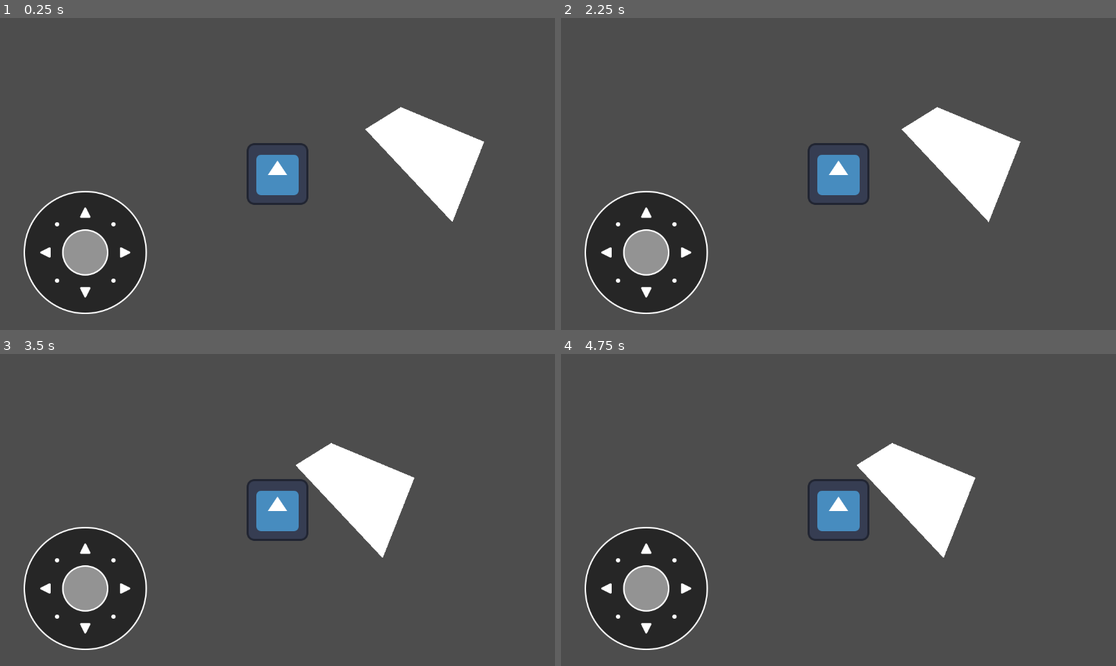
Above: before the commit, frames 1-4 (two rows, left to right).
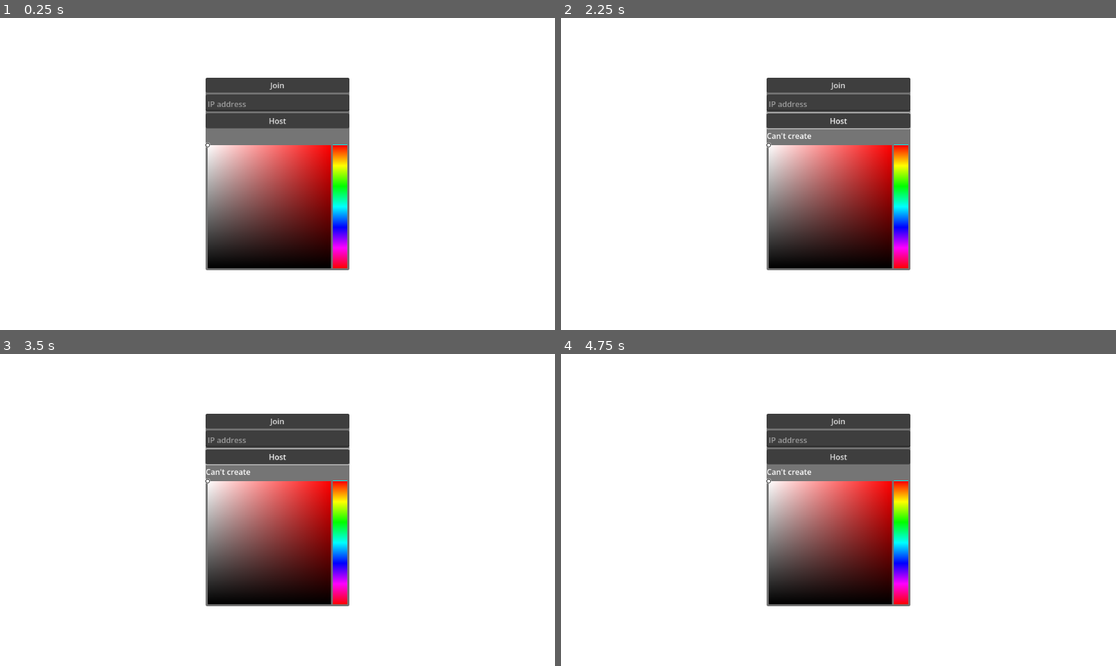
Above: after the commit, the same moments.

Repository: DerekFrostbeard/RacingGame
Game: Godot game, scene res://main.tscn
Two runs of this game, one before a commit and one after it. Both use one fixed random seed, a clock stepped at 60 frames per second and the inputs below. The engine's default icon, where the game draws it, is replaced by a stand-in: a white triangle on a blue panel in a dark square.
Inputs (mouse positions are in pixels of both pictures, inside the frame that each line leads up to):
- Up to frame 1 (0.25 s): no input
- Up to frame 2 (2.25 s): click (838, 86) at 0.5 s, where only the run after the commit has a clickable "Join"; click (838, 120) at 1.25 s, where only the run after the commit has a clickable "Host"; move the mouse to (960, 158) at 2.02 s; hold Right (ui_right) from 2.03 s (still down); click (960, 158) at 2.17 s
- Up to frame 3 (3.5 s): release Right (ui_right) at 2.75 s; drag from (166, 525) to (249, 572) at 2.77 s
- Up to frame 4 (4.75 s): move the mouse to (894, 441) at 3.52 s; hold Right (ui_right) 3.53-4.25 s; drag from (810, 572) to (672, 463) at 4.27 s

The runs differ from the first frame. In frame 1, 92% of the frame differs, in the area x 0-100%, y 0-100%; in frame 2, 92%; in frame 3, 93%; in frame 4, 93%.

Commit message:
multiplayer set up a bit

Diff:
--- a/main.gd
+++ b/main.gd
@@ -8,7 +8,7 @@
 signal server_disconnected
 
 const PORT = 7000
-const DEFAULT_SERVER_IP = "127.0.0.1" # IPv4 localhost
+const DEFAULT_SERVER_IP = "192.168.1.58" # IPv4 localhost
 const MAX_CONNECTIONS = 20
 
 # This will contain player info for every player,
@@ -23,9 +23,12 @@
 
 var players_loaded = 0
 
-
+@onready var ip_address: TextEdit = %IpAddress
+@onready var color_rect: ColorRect = %ColorRect
+@onready var label: Label = %Label
 
 func _ready():
+	print("_ready")
 	multiplayer.peer_connected.connect(_on_player_connected)
 	multiplayer.peer_disconnected.connect(_on_player_disconnected)
 	multiplayer.connected_to_server.connect(_on_connected_ok)
@@ -34,6 +37,7 @@
 
 
 func join_game(address = ""):
+	print("join_game")
 	if address.is_empty():
 		address = DEFAULT_SERVER_IP
 	var peer = ENetMultiplayerPeer.new()
@@ -43,7 +47,9 @@
 	multiplayer.multiplayer_peer = peer
 
 
+
 func create_game():
+	print("create_game")
 	var peer = ENetMultiplayerPeer.new()
 	var error = peer.create_server(PORT, MAX_CONNECTIONS)
 	if error:
@@ -55,6 +61,7 @@
 
 
 func remove_multiplayer_peer():
+	print("remove_multiplayer_peer")
 	multiplayer.multiplayer_peer = OfflineMultiplayerPeer.new()
 	players.clear()
 
@@ -63,12 +70,14 @@
 # do Lobby.load_game.rpc(filepath)
 @rpc("call_local", "reliable")
 func load_game(game_scene_path):
+	print("load_game")
 	get_tree().change_scene_to_file(game_scene_path)
 
 
 # Every peer will call this when they have loaded the game scene.
 @rpc("any_peer", "call_local", "reliable")
 func player_loaded():
+	print("player_loaded")
 	if multiplayer.is_server():
 		players_loaded += 1
 		if players_loaded == players.size():
@@ -79,32 +88,52 @@
 # When a peer connects, send them my player info.
 # This allows transfer of all desired data for each player, not only the unique ID.
 func _on_player_connected(id):
+	print("_on_player_connected")
 	_register_player.rpc_id(id, player_info)
 
 
 @rpc("any_peer", "reliable")
 func _register_player(new_player_info):
+	print("_register_player")
 	var new_player_id = multiplayer.get_remote_sender_id()
 	players[new_player_id] = new_player_info
 	player_connected.emit(new_player_id, new_player_info)
 
 
 func _on_player_disconnected(id):
+	print("_on_player_disconnected")
 	players.erase(id)
 	player_disconnected.emit(id)
 
 
 func _on_connected_ok():
+	print("_on_connected_ok")
 	var peer_id = multiplayer.get_unique_id()
 	players[peer_id] = player_info
 	player_connected.emit(peer_id, player_info)
 
 
 func _on_connected_fail():
+	print("_on_connected_fail")
 	remove_multiplayer_peer()
 
 
 func _on_server_disconnected():
+	print("_on_server_disconnected")
 	remove_multiplayer_peer()
 	players.clear()
 	server_disconnected.emit()
+
+
+func _on_join_pressed() -> void:
+	var error = join_game(ip_address.text)
+	if error:
+		label.text = error_string(error)
+	else:
+		label.text = "OK"
+
+func _on_host_pressed() -> void:
+	create_game()
+
+func _on_color_picker_color_changed(color: Color) -> void:
+	color_rect.color = color
--- a/main.tscn
+++ b/main.tscn
@@ -1,33 +1,22 @@
 [gd_scene format=3 uid="uid://gcnw45xml0go"]
 
-[ext_resource type="PackedScene" uid="uid://cfa7ilmuvrvao" path="res://car.tscn" id="1_ig7tw"]
-[ext_resource type="Script" uid="uid://bdxuxr748tked" path="res://obstacle.gd" id="2_0xm2m"]
+[ext_resource type="Script" uid="uid://5sj1pce8itkx" path="res://main.gd" id="1_lquwl"]
 [ext_resource type="PackedScene" uid="uid://u4savj6gk4ea" path="res://movement_controls.tscn" id="3_h2yge"]
 [ext_resource type="PackedScene" uid="uid://bolodsplnqnqu" path="res://addons/virtual_joystick/virtual_joystick.tscn" id="4_1bvp3"]
 
 [sub_resource type="Theme" id="Theme_h2yge"]
 Button/font_sizes/font_size = 128
 
+[sub_resource type="SceneReplicationConfig" id="SceneReplicationConfig_h2yge"]
+properties/0/path = NodePath("../../../ColorRect:color")
+properties/0/spawn = true
+properties/0/replication_mode = 1
+
 [node name="Main" type="Node" unique_id=2147349653]
-
-[node name="Node2D" type="Node2D" parent="." unique_id=1180358620]
-
-[node name="Car" parent="Node2D" unique_id=1628522463 node_paths=PackedStringArray("movement_controls") instance=ExtResource("1_ig7tw")]
-movement_controls = NodePath("../../CanvasLayer/Control/MovementControls")
-
-[node name="Camera2D" type="Camera2D" parent="Node2D/Car" unique_id=157425439]
-
-[node name="StaticBody2D" type="StaticBody2D" parent="Node2D" unique_id=263016442 node_paths=PackedStringArray("polygon_2d", "collision_polygon_2d")]
-script = ExtResource("2_0xm2m")
-polygon_2d = NodePath("Polygon2D")
-collision_polygon_2d = NodePath("CollisionPolygon2D")
-
-[node name="Polygon2D" type="Polygon2D" parent="Node2D/StaticBody2D" unique_id=1393501959]
-polygon = PackedVector2Array(182, -93, 363, 100, 429, -67, 256, -139)
-
-[node name="CollisionPolygon2D" type="CollisionPolygon2D" parent="Node2D/StaticBody2D" unique_id=2057132477]
+script = ExtResource("1_lquwl")
 
 [node name="CanvasLayer" type="CanvasLayer" parent="." unique_id=949190170]
+visible = false
 
 [node name="Control" type="Control" parent="CanvasLayer" unique_id=789515965]
 layout_mode = 3
@@ -63,3 +52,72 @@
 offset_right = 177.0
 offset_bottom = -161.0
 grow_vertical = 0
+
+[node name="Control" type="Control" parent="." unique_id=2039471359]
+layout_mode = 3
+anchors_preset = 15
+anchor_right = 1.0
+anchor_bottom = 1.0
+grow_horizontal = 2
+grow_vertical = 2
+
+[node name="ColorRect" type="ColorRect" parent="Control" unique_id=233331557]
+unique_name_in_owner = true
+layout_mode = 1
+anchors_preset = 15
+anchor_right = 1.0
+anchor_bottom = 1.0
+grow_horizontal = 2
+grow_vertical = 2
+
+[node name="MultiplayerSynchronizer" type="MultiplayerSynchronizer" parent="Control/ColorRect" unique_id=719303278]
+root_path = NodePath("../../PanelContainer/VBoxContainer/ColorPicker")
+replication_config = SubResource("SceneReplicationConfig_h2yge")
+
+[node name="PanelContainer" type="PanelContainer" parent="Control" unique_id=1498292057]
+layout_mode = 1
+anchors_preset = 8
+anchor_left = 0.5
+anchor_top = 0.5
+anchor_right = 0.5
+anchor_bottom = 0.5
+offset_left = -149.0
+offset_top = -200.0
+offset_right = 149.0
+offset_bottom = 200.0
+grow_horizontal = 2
+grow_vertical = 2
+
+[node name="VBoxContainer" type="VBoxContainer" parent="Control/PanelContainer" unique_id=1283062150]
+layout_mode = 2
+
+[node name="Join" type="Button" parent="Control/PanelContainer/VBoxContainer" unique_id=23686739]
+layout_mode = 2
+text = "Join"
+
+[node name="IpAddress" type="TextEdit" parent="Control/PanelContainer/VBoxContainer" unique_id=61991891]
+unique_name_in_owner = true
+layout_mode = 2
+placeholder_text = "IP address"
+scroll_fit_content_height = true
+scroll_fit_content_width = true
+
+[node name="Host" type="Button" parent="Control/PanelContainer/VBoxContainer" unique_id=1504425132]
+layout_mode = 2
+text = "Host"
+
+[node name="Label" type="Label" parent="Control/PanelContainer/VBoxContainer" unique_id=486650278]
+unique_name_in_owner = true
+layout_mode = 2
+
+[node name="ColorPicker" type="ColorPicker" parent="Control/PanelContainer/VBoxContainer" unique_id=44948615]
+layout_mode = 2
+sampler_visible = false
+color_modes_visible = false
+sliders_visible = false
+hex_visible = false
+presets_visible = false
+
+[connection signal="pressed" from="Control/PanelContainer/VBoxContainer/Join" to="." method="_on_join_pressed"]
+[connection signal="pressed" from="Control/PanelContainer/VBoxContainer/Host" to="." method="_on_host_pressed"]
+[connection signal="color_changed" from="Control/PanelContainer/VBoxContainer/ColorPicker" to="." method="_on_color_picker_color_changed"]
--- /dev/null
+++ b/map.tscn
@@ -0,0 +1,21 @@
+[gd_scene format=3 uid="uid://w05w55hemnqt"]
+
+[ext_resource type="PackedScene" uid="uid://cfa7ilmuvrvao" path="res://car.tscn" id="1_wijl4"]
+[ext_resource type="Script" uid="uid://bdxuxr748tked" path="res://obstacle.gd" id="2_e0an3"]
+
+[node name="Map" type="Node2D" unique_id=519301910]
+
+[node name="Car" parent="." unique_id=1628522463 node_paths=PackedStringArray("movement_controls") instance=ExtResource("1_wijl4")]
+movement_controls = NodePath("")
+
+[node name="Camera2D" type="Camera2D" parent="Car" unique_id=1131942623]
+
+[node name="StaticBody2D" type="StaticBody2D" parent="." unique_id=1531963067 node_paths=PackedStringArray("polygon_2d", "collision_polygon_2d")]
+script = ExtResource("2_e0an3")
+polygon_2d = NodePath("Polygon2D")
+collision_polygon_2d = NodePath("CollisionPolygon2D")
+
+[node name="Polygon2D" type="Polygon2D" parent="StaticBody2D" unique_id=535670996]
+polygon = PackedVector2Array(182, -93, 363, 100, 429, -67, 256, -139)
+
+[node name="CollisionPolygon2D" type="CollisionPolygon2D" parent="StaticBody2D" unique_id=753936855]
Not shown, changed: export_presets.cfg
Not shown, added: racing-game.apk
Not shown, added: racing-game.apk.idsig
